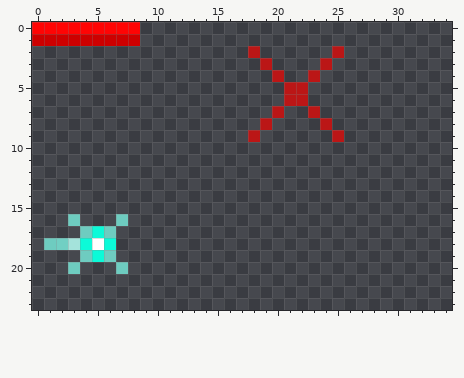
Pixel-art file: spritesheet.aseprite. This is how it looked before the edit.
320x640 pixels, 1 frame. Colours within 5 levels of each other are drawn and written as one. Shown: x 0..34, y 0..23.
Once edited:
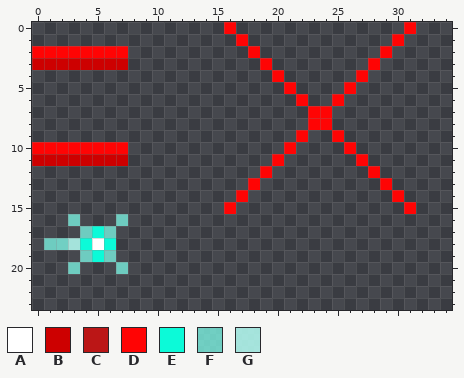
Palette (. is transparent): A #ffffff  B #cd0000  C #bb1616  D #ff0404  E #0cfad8  F #80ffedbc  G #b6fff5da
Difference:
@@ x 0..34 @@
- 0 DDDDDDDDD..........................
- 1 BBBBBBBBB..........................
- 2 ..................C......C.........
- 3 ...................C....C..........
- 4 ....................C..C...........
- 5 .....................CC............
- 6 .....................CC............
- 7 ....................C..C...........
- 8 ...................C....C..........
- 9 ..................C......C.........
-10 ...................................
-11 ...................................
-12 ...................................
-13 ...................................
-14 ...................................
-15 ...................................
+ 0 ................D..............D...
+ 1 .................D............D....
+ 2 DDDDDDDD..........D..........D.....
+ 3 BBBBBBBB...........D........D......
+ 4 ....................D......D.......
+ 5 .....................D....D........
+ 6 ......................D..D.........
+ 7 .......................DD..........
+ 8 .......................DD..........
+ 9 ......................D..D.........
+10 DDDDDDDD.............D....D........
+11 BBBBBBBB............D......D.......
+12 ...................D........D......
+13 ..................D..........D.....
+14 .................D............D....
+15 ................D..............D...
 16 ...F...F...........................
